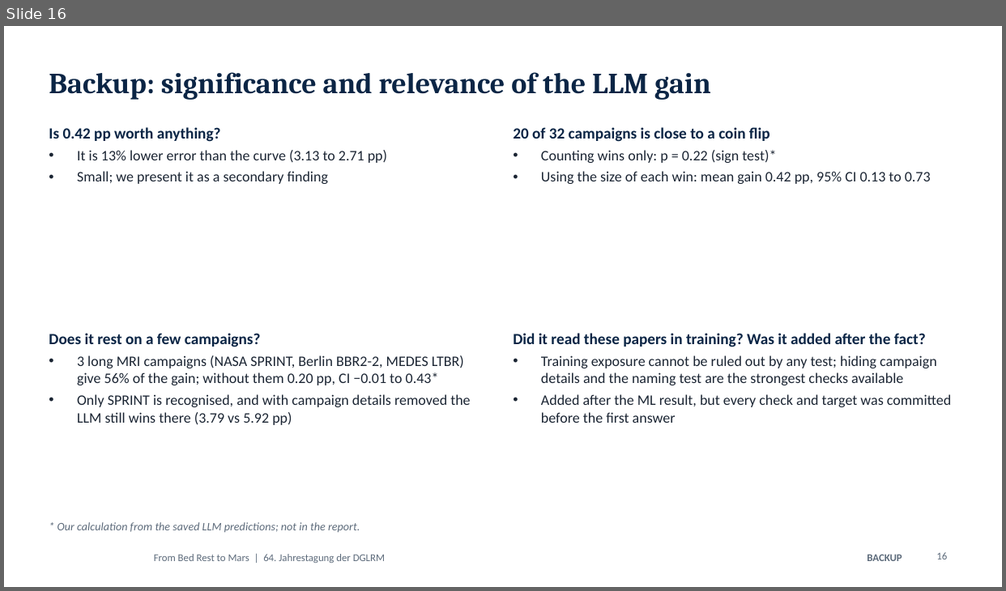
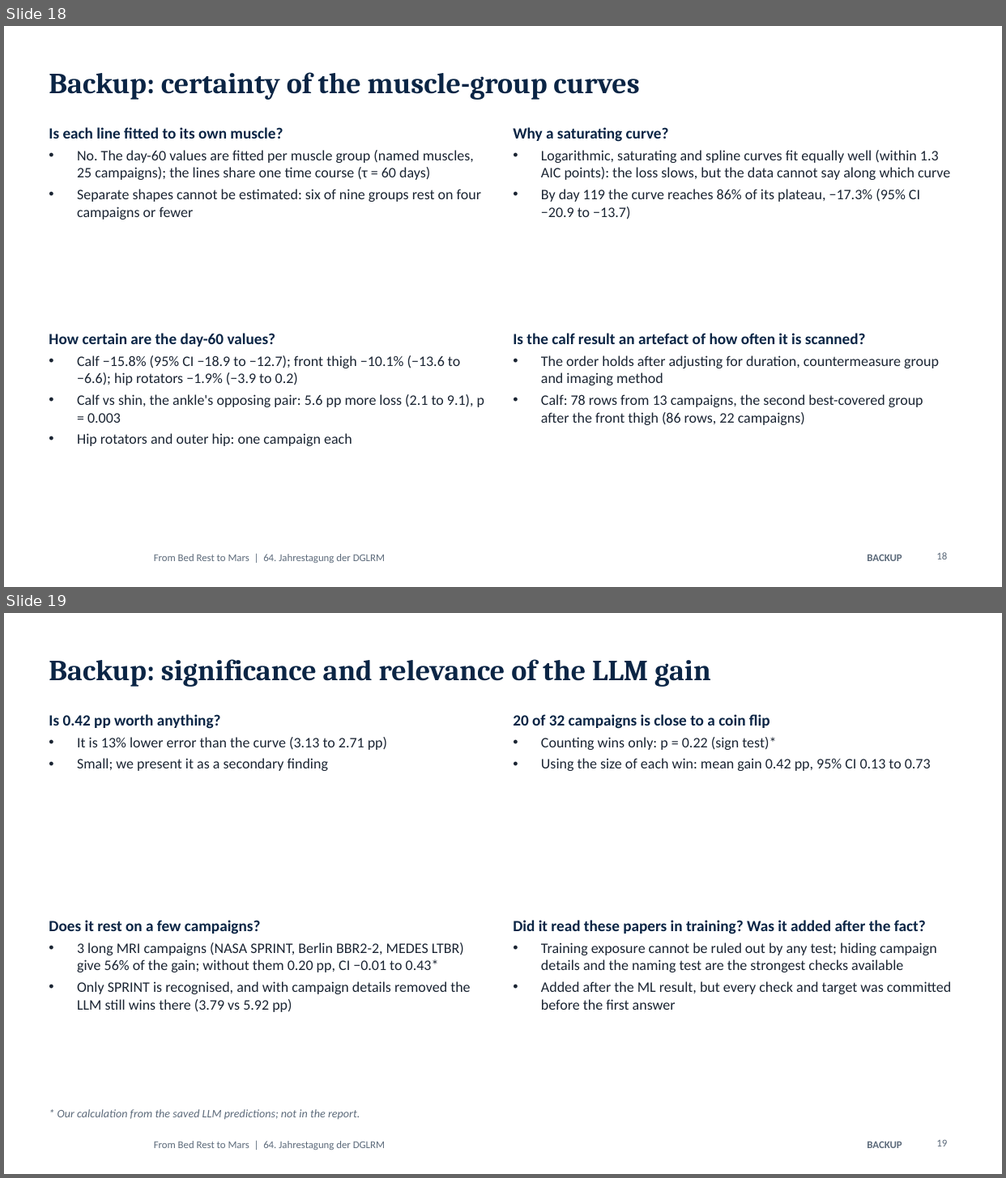
Before and after one commit to MiladBahariQaragoz/BedrestToMars, a slide deck: presentation/bed-rest-to-mars-talk.pptx. Shown one above the other, each under a label of ours: slide 16 before the commit, slides 18 and 19 after it. The pictures are 1006x591 and 1006x1178 pixels, drawn with LibreOffice and Linux fonts; fonts in the diff are those of the drawing; background and template pictures are left out. Boxes give left, top, right and bottom in pixels: in the first picture for what was removed or moved away, otherwise in the second. Text is boxed around its words. In the diff, an @@ line names an element or a change of style, - is before the commit and + after.

```diff
--- a/presentation/bed-rest-to-mars-talk.pptx
+++ b/presentation/bed-rest-to-mars-talk.pptx
@@ slide 18 added at bbox=[4, 26, 1002, 587], background #FFFFFF; not listed: 1 template element that a slide beside it also shows @@
@@ title added at bbox=[49, 72, 639, 100], 28 pt, text #0B2545, bold @@
+Backup: certainty of the muscle-group curves
@@ text added at bbox=[49, 127, 481, 220], 14 pt, text #1B2533 @@
+Is each line fitted to its own muscle?
+• No. The day-60 values are fitted per muscle group (named muscles, 25 campaigns); the lines share one time course (τ = 60 days)
+• Separate shapes cannot be estimated: six of nine groups rest on four campaigns or fewer
@@ text added at bbox=[513, 127, 950, 220], 14 pt, text #1B2533 @@
+Why a saturating curve?
+• Logarithmic, saturating and spline curves fit equally well (within 1.3 AIC points): the loss slows, but the data cannot say along which curve
+• By day 119 the curve reaches 86% of its plateau, −17.3% (95% CI −20.9 to −13.7)
@@ text added at bbox=[49, 333, 484, 446], 14 pt, text #1B2533 @@
+How certain are the day-60 values?
+• Calf −15.8% (95% CI −18.9 to −12.7); front thigh −10.1% (−13.6 to −6.6); hip rotators −1.9% (−3.9 to 0.2)
+• Calf vs shin, the ankle's opposing pair: 5.6 pp more loss (2.1 to 9.1), p = 0.003
+• Hip rotators and outer hip: one campaign each
@@ text added at bbox=[513, 333, 939, 425], 14 pt, text #1B2533 @@
+Is the calf result an artefact of how often it is scanned?
+• The order holds after adjusting for duration, countermeasure group and imaging method
+• Calf: 78 rows from 13 campaigns, the second best-covered group after the front thigh (86 rows, 22 campaigns)
@@ text added at bbox=[867, 554, 901, 561], 10 pt, text #5D6B7B, bold @@
+BACKUP
@@ page number added at bbox=[936, 552, 947, 560], 10 pt, text #5D6B7B @@
+18
@@ what was slide 16 is now slide 19 @@
@@ page number at bbox=[936, 1139, 947, 1147]: text changed @@
-16
+19
```
Also in this commit, not shown: 1 slide changed, 2 other slides added, 4 other files.
